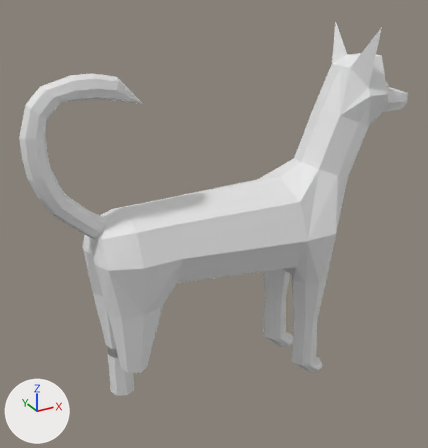
Renders of the glTF model 3d/dog/little-blocks.glb from each side of a commit.
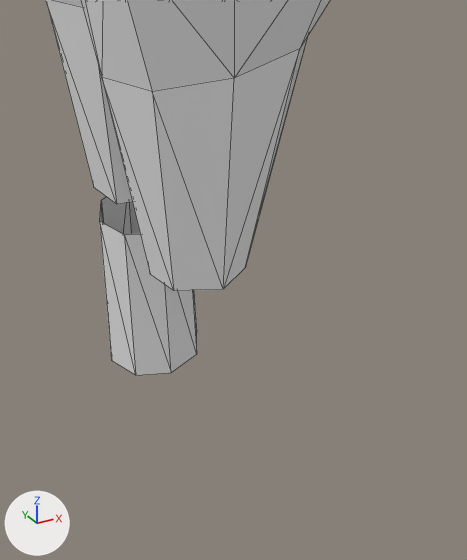
Each version appears first whole from a camera (50 mm lens) standing at (-11.17, -16.65, 8.2) and looking at (-1.75, 0.47, -0.36), and next in a close-up on the part from 19% to 48% of the width and 66% to 100% of the height. Every picture has the same lights, and +X, +Y and +Z are marked at lower left. The close-ups show mesh edges as thin lines. Vertices at the same position are counted once.

Names of what the first close-up shows: 'Плоскость'.
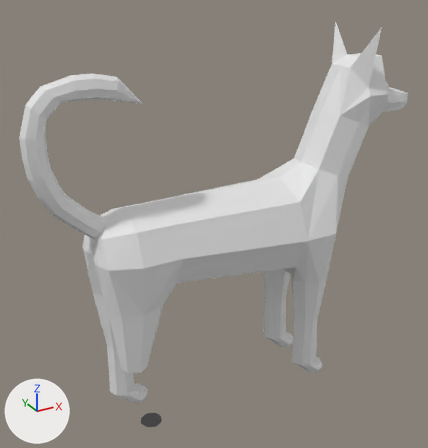
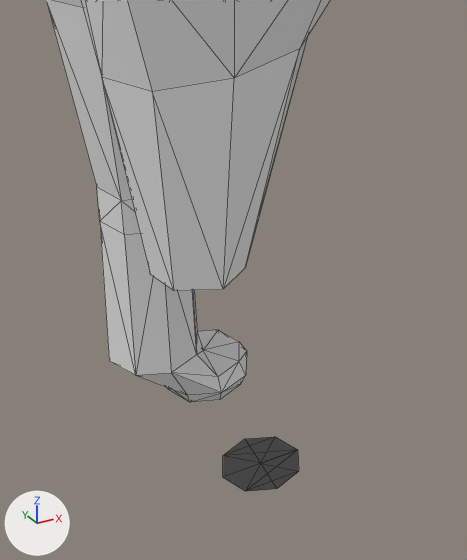
What differs and where, as boxes (x1, y1, x2, y2) in the close-ups (467 x 560 px):
```json
{"object": "Плоскость", "change": "reshaped", "before": [46, 0, 330, 375], "after": [46, 0, 330, 491]}
{"part": 1, "of": "me_плоскость", "change": "built on", "before": [46, 0, 197, 375], "after": [46, 0, 299, 491]}
```

The change, as JSON lines over the scene's bpy script:
```json
{"block": "me_плоскость", "where": "# used by ob_плоскость; location = (0.0, 0.0, 0.0)"}
{"op": "remove", "block": "me_плоскость", "code": "me_плоскость.from_pydata(...)  # 372 vertices, 712 faces; spans x -8.17..6.4, y -1.91..1.91, z -7.0..6.3"}
{"op": "add", "block": "me_плоскость", "code": "me_плоскость.from_pydata(...)  # 404 vertices, 800 faces; spans x -8.17..6.4, y -1.91..1.91, z -7.0..6.3"}
{"block": "me_плоскость", "change": "me_плоскость part 1"}
{"block": "me_плоскость", "change": "9 vertices are removed from x -6.0..-5.0, y 0.3..1.3, z -6.4..-4.3"}
{"block": "me_плоскость", "change": "25 faces are deleted"}
{"block": "me_плоскость", "change": "28 vertices are added at x -6.0..-4.52, y -1.1..1.24, z -7.0..-6.4"}
{"block": "me_плоскость", "change": "8 new vertices lie (0.0, 0.0, 0.4) away from vertices in x -5.97..-5.05, y 0.3..1.22, z -4.7"}
{"block": "me_плоскость", "change": "5 new vertices lie (0.28, 0.12, 0.0) away from vertices in x -5.28..-5.0, y -1.1..1.04, z -7.0..-6.7"}
{"block": "me_плоскость", "change": "113 new faces join them"}
```
